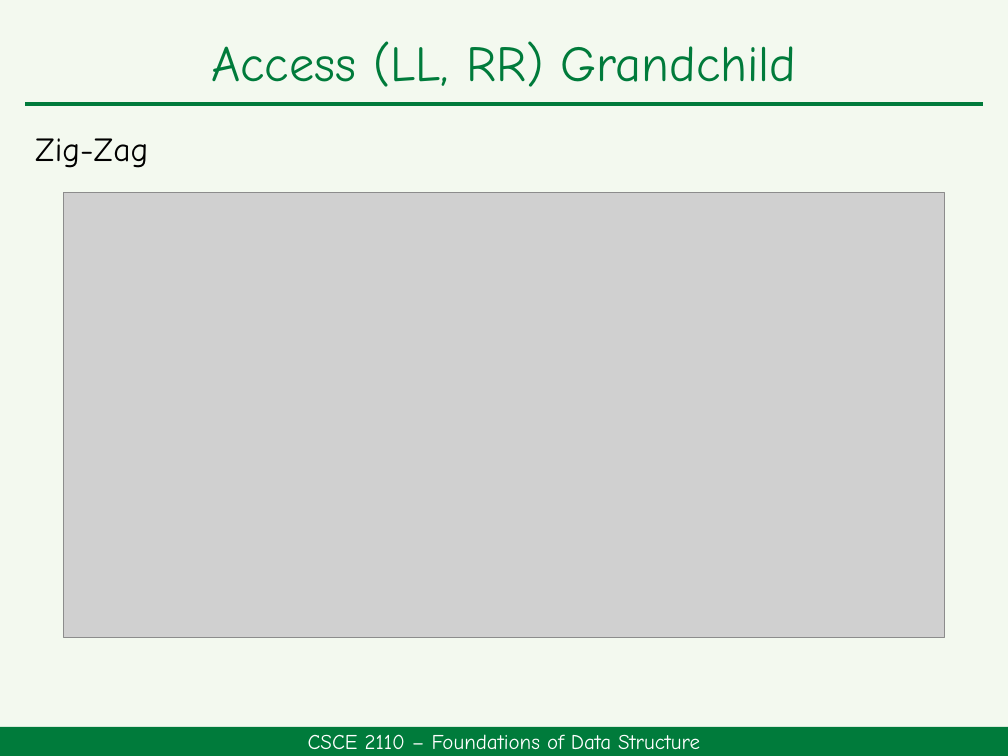
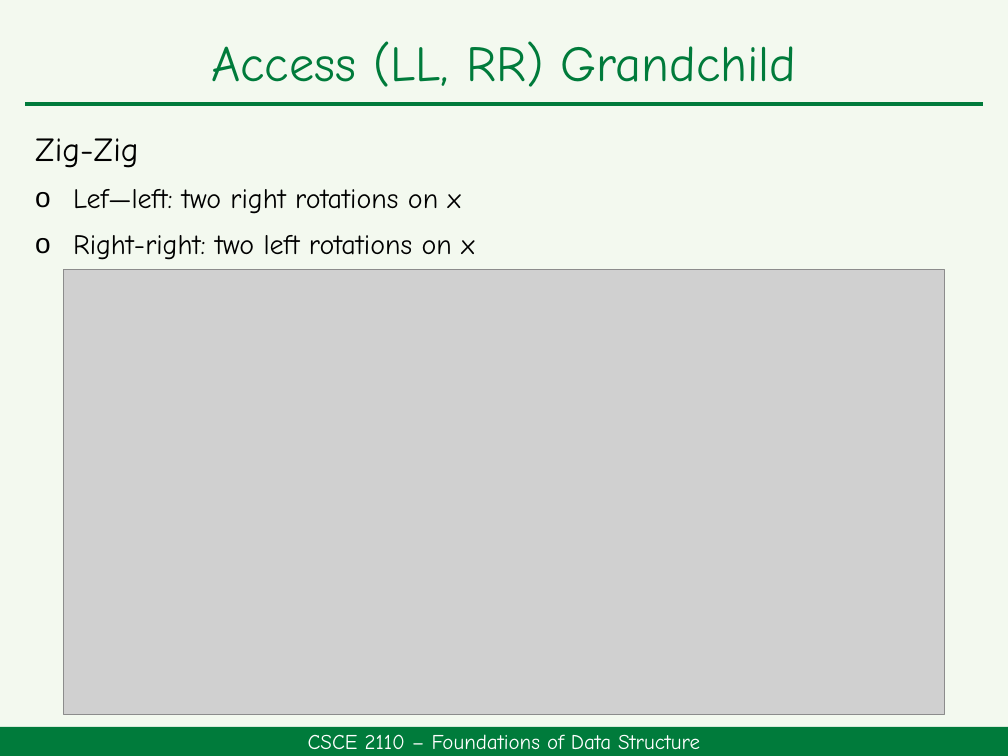
Before and after one commit to HengFan2010/hengfan2010.github.io, a slide deck: slide 10 of teaching/25F-2110/slides/2110-topic 6-Splay Tree.pptx. Drawn at 1008x756 pixels with LibreOffice and Linux fonts; fonts in the diff are those of the drawing; grey boxes stand for pictures. Boxes give left, top, right and bottom in pixels: in the first picture for what was removed or moved away, otherwise in the second. Text is boxed around its words. In the diff, an @@ line names an element or a change of style, - is before the commit and + after.

```diff
--- a/teaching/25F-2110/slides/2110-topic 6-Splay Tree.pptx
+++ b/teaching/25F-2110/slides/2110-topic 6-Splay Tree.pptx
@@ text at box(35, 138, 474, 260): text changed; size 24 to 20 pt @@
-Zig-Zag
+Zig-Zig
+o Lef—left: two right rotations on x
+o Right-right: two left rotations on x
@@ picture: place and size @@
-picture at box(64, 193, 944, 637)
+picture at box(64, 269, 944, 714)
```
Also in this commit, not shown: 4 other slides changed, 3 other files.
